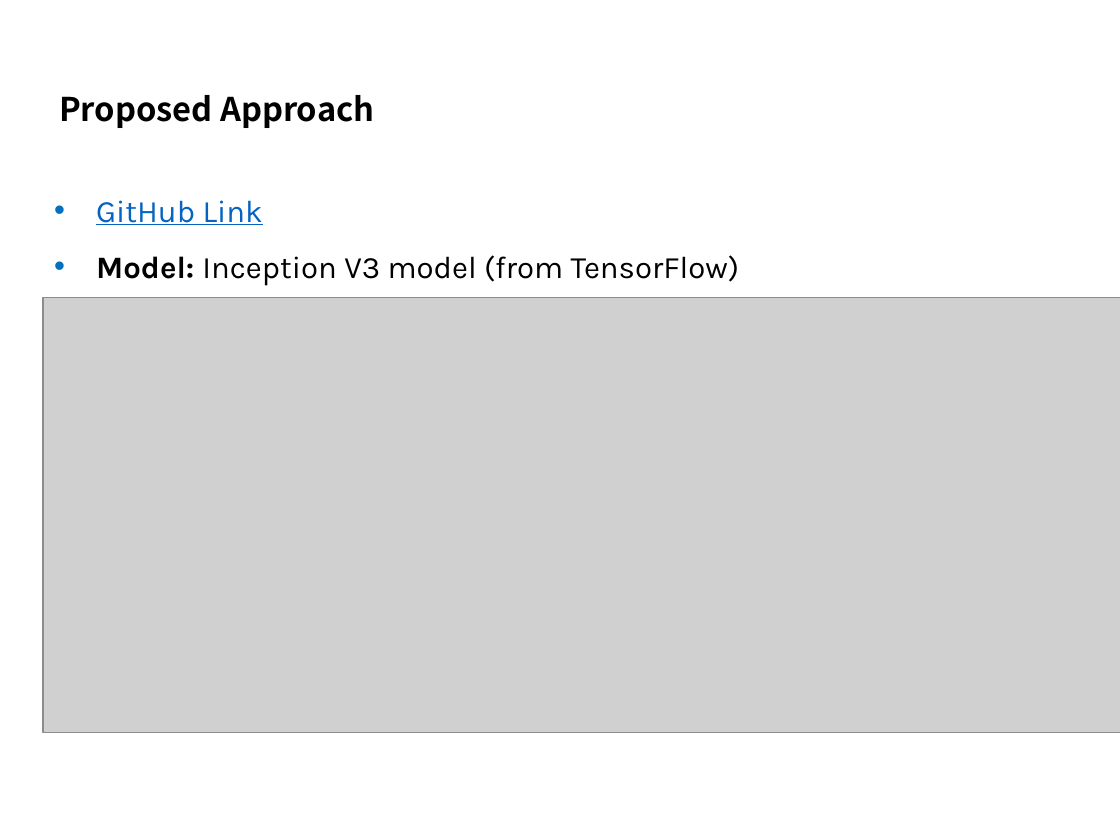
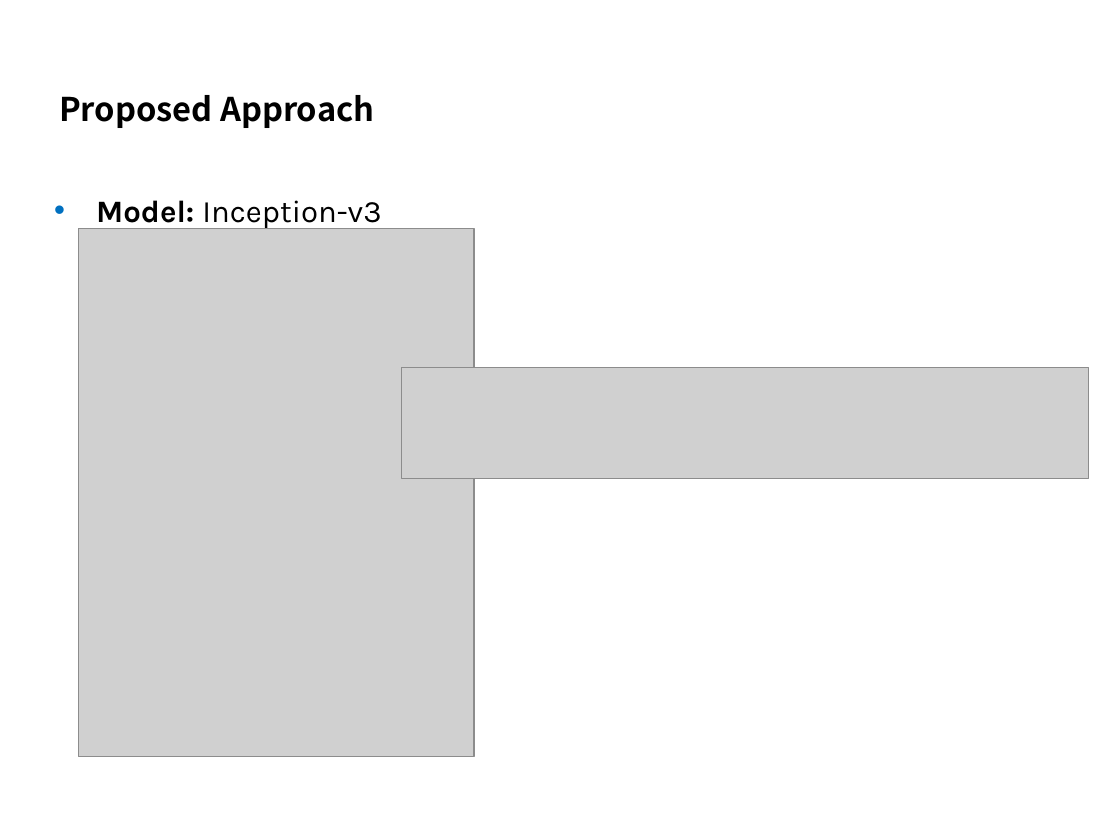
Before and after one commit to kimbold/VRDL_2019, a slide deck: slide 11 of Final project/Final_presentation.pptx (slide 9 before the commit). Drawn at 1120x840 pixels with LibreOffice and Linux fonts; fonts in the diff are those of the drawing; grey boxes stand for pictures; background and template pictures are left out. Boxes give left, top, right and bottom in pixels: in the first picture for what was removed or moved away, otherwise in the second. Text is boxed around its words. In the diff, an @@ line names an element or a change of style, - is before the commit and + after.

Commit message:
Updated proposed approach with different network

```diff
--- a/Final project/Final_presentation.pptx
+++ b/Final project/Final_presentation.pptx
@@ text at [96,200,381,231]: text changed @@
-• GitHub Link
-• Model: Inception V3 model (from TensorFlow)
+• Model: Inception-v3
@@ picture added at [78,228,474,757] @@
@@ picture removed at [43,297,1120,732] @@
@@ picture added at [401,367,1088,478] @@
```
Also in this commit, not shown: 2 other slides changed, 2 slides added.
